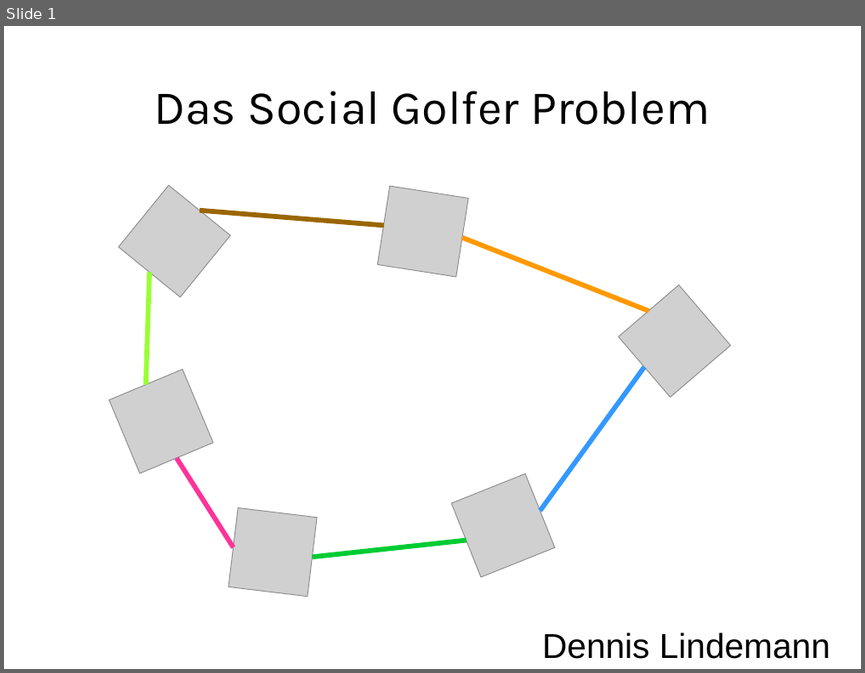
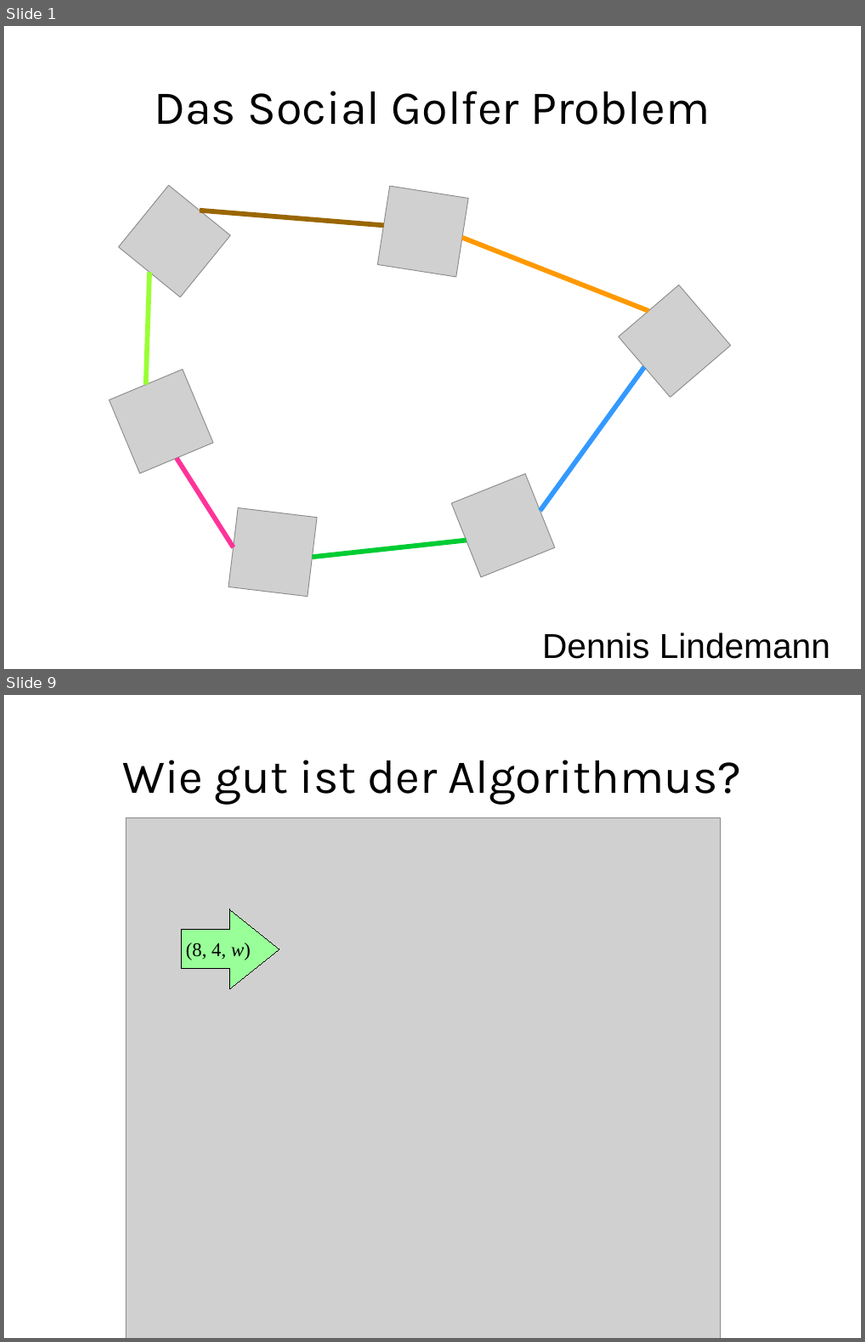
Before and after one commit to RincewindWizzard/social-golfers, a slide deck: presentation/DennisLindemannSocialGolferProblem.odp. Shown one above the other, each under a label of ours: slide 1 before the commit, slides 1 and 9 after it; the slides between them are not shown. The pictures are 865x673 and 865x1342 pixels, drawn with LibreOffice and Linux fonts; fonts in the diff are those of the drawing; grey boxes stand for pictures. Boxes give left, top, right and bottom in pixels: in the first picture for what was removed or moved away, otherwise in the second. Text is boxed around its words. In the diff, an @@ line names an element or a change of style, - is before the commit and + after.

```diff
--- a/presentation/DennisLindemannSocialGolferProblem.odp
+++ b/presentation/DennisLindemannSocialGolferProblem.odp
@@ slide 9 added at [4, 695, 861, 1338], background #FFFFFF @@
@@ title added at [122, 760, 741, 805], 44 pt, text #000000 @@
+Wie gut ist der Algorithmus?
@@ picture added at [126, 817, 720, 1338] @@
@@ right arrow added at [182, 909, 279, 989], fill #99FF99, outline #000000 0 pt, 18 pt, text #000000 @@
+(8, 4, w)
```
Also in this commit, not shown: 1 slide changed, 7 other slides added, 4 slides removed, 5 other files.
